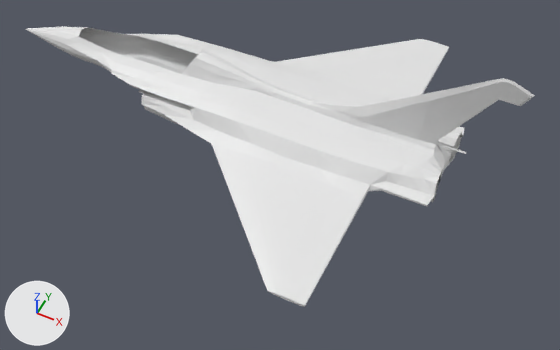
Renders of the Blender file assets/rafale.blend from each side of a commit.
Both versions are drawn from a camera (50 mm lens) standing at (5.33, -13.8, 16.48) and looking at (-0.82, -1.51, 1.12). Every picture has the same lights, and +X, +Y and +Z are marked at lower left.

The older version as bpy lines, for what is in view:
```python
me_circle_005 = bpy.data.meshes.new('Circle.005')
me_circle_005.from_pydata(...)  # 578 vertices, 517 faces, 2 loose edges; spans x -7.7..3.0, y 0.0..14.5, z -4.1..38.8
ob_circle = bpy.data.objects.new('Circle', me_circle_005)
ob_circle.location = (-8.89, 0.0, 1.77)
ob_circle.rotation_euler = (0.0, 1.517, 0.0)  # degrees (0, 87, 0)
ob_circle.scale = (0.353, 0.353, 0.353)
_m = ob_circle.modifiers.new('Mirror', 'MIRROR')
_m.use_axis = (False, True, False)
_m.use_clip = True
```
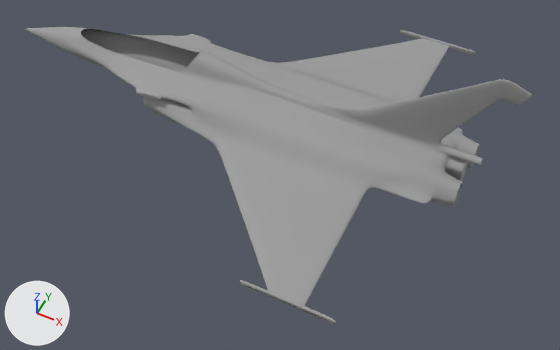
Commit message: Completed fuselage

Location of each change, (x1, y1, x2, y2) in pixels of the pictures (560 x 350 px):
'Circle', reshaped, modifiers changed
    before: (26, 26, 535, 307)
    after: (26, 27, 532, 324)
part 1 of me_circle_005, built on
    before: (363, 99, 498, 206)
    after: (358, 80, 532, 206)
part 2 of me_circle_005, built on
    before: (255, 39, 449, 307)
    after: (240, 30, 476, 324)
part 3 of me_circle_005, built on
    before: (97, 33, 240, 116)
    after: (79, 28, 238, 117)
part 4 of me_circle_005, recoloured (white to grey)
    both: (26, 27, 530, 282)

The edits, one by one:
Material 'Fuselage' (mat_fuselage) is new.
Its base color is (0.342, 0.342, 0.342) (grey #9e9e9e).
Its roughness is 0.8.
me_circle_005 is used by ob_circle; location (-8.89, 0.0, 1.77); rotation (0.0, 1.517, 0.0), in degrees (0, 87, 0); scale (0.353, 0.353, 0.353).
me_circle_005 had 578 vertices, 517 faces, 2 loose edges and spanned x -7.7..3.0, y 0.0..14.5, z -4.1..38.8.
me_circle_005 now has 821 vertices, 776 faces and spans x -7.7..3.0, y 0.0..14.8, z -4.1..38.8.
me_circle_005 part 1: 13 vertices moved from x -0.5..2.5, y 0.0..4.4, z 29.8..34.2 to x -0.5..2.7, y 0.0..4.2, z 29.8..36.4; 30 vertices removed from x -0.8..2.6, y 0.0..4.3, z 29.8..35.3; 160 vertices added at x -7.4..2.8, y 0.0..3.2, z 33.1..38.7.
me_circle_005 part 2: 11 vertices moved within x 2.2..2.4, y 14.5, z 26.9..29.6; 2 vertices removed from x 2.2..2.5, y 14.5, z 27.6..28.7; 93 vertices added at x 1.9..2.7, y 14.5..14.8, z 25.0..31.9.
me_circle_005 part 3: 8 vertices moved from x -1.0..0.9, y 1.9..3.9, z 7.1..12.7 to x -1.2..0.8, y 1.7..3.7, z 7.2..12.8; 7 vertices removed from x -1.2..2.6, y 0.0..3.6, z 9.4..19.0; 29 vertices added at x -2.8..1.3, y 0.0..4.1, z 2.5..14.1.
me_circle_005 part 4: 450 faces spanning x -7.7..3.0, y 0.0..12.6, z -4.1..38.8 switch from no material to mat_fuselage (grey #9e9e9e).
Object 'Circle' (ob_circle) gains a SUBSURF modifier named 'Subdivision'.
